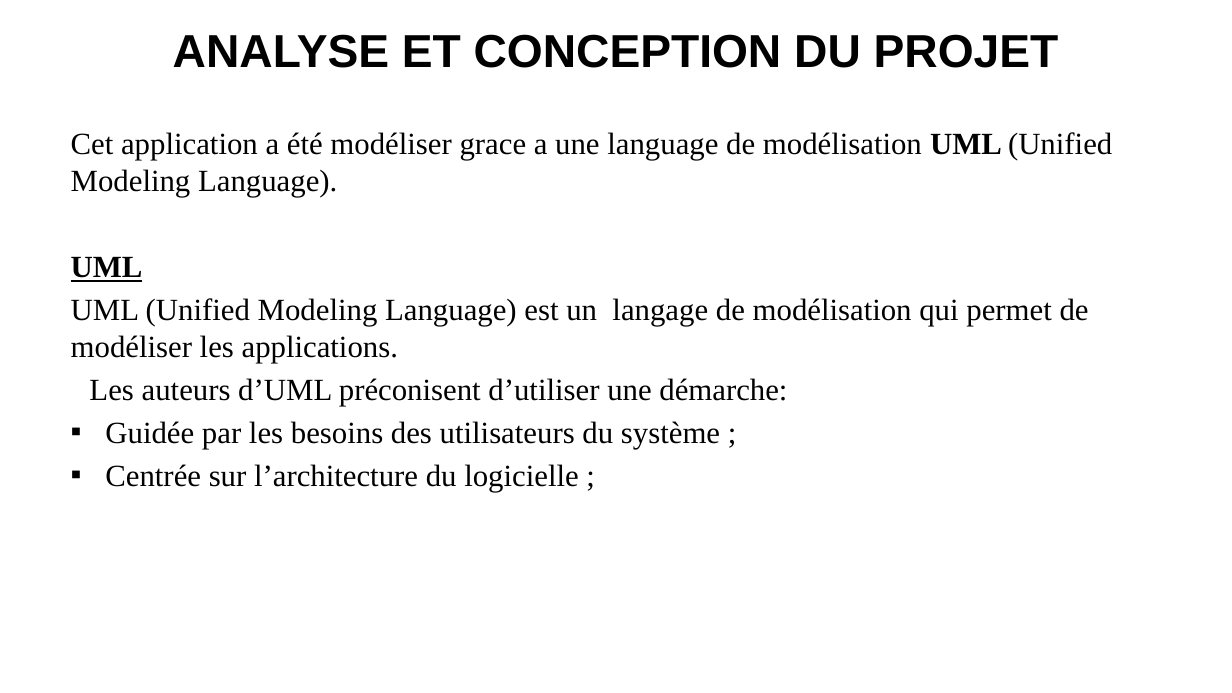
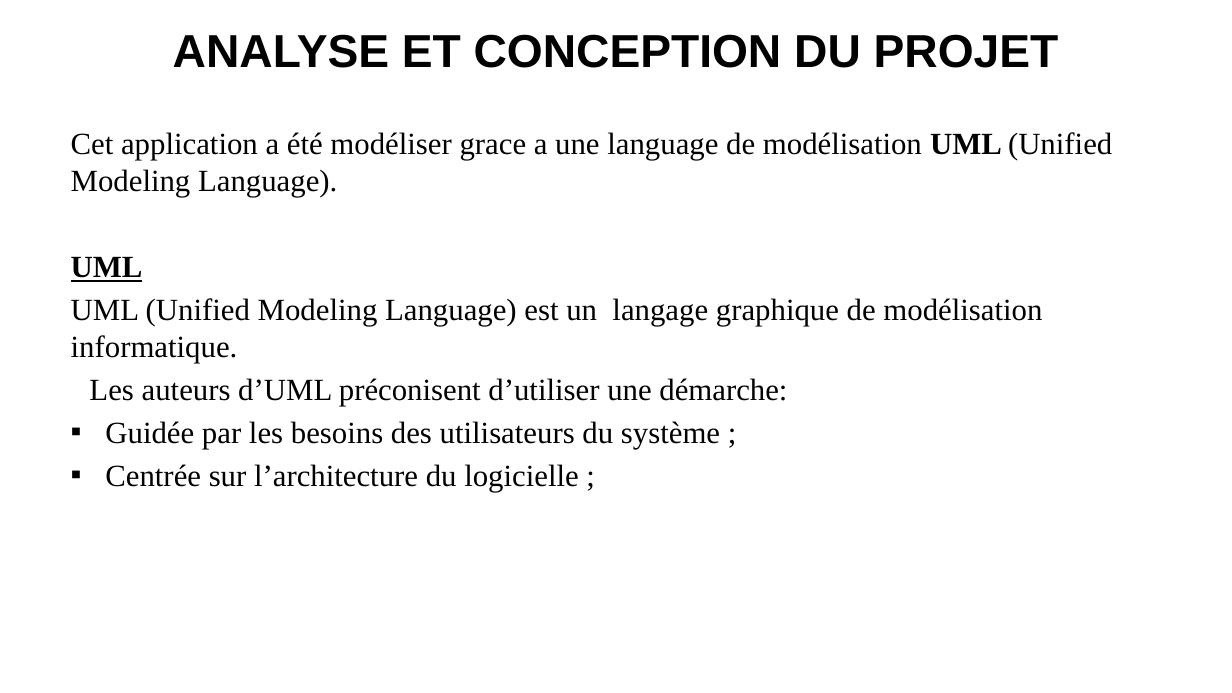
Before and after one commit to EmilieNirinasoa/Boky, a slide deck: slide 6 of MEMOIRE DE FIN DU CYCLE.pptx. Drawn at 1232x693 pixels with LibreOffice and Linux fonts; fonts in the diff are those of the drawing; background and template pictures are left out. Boxes give left, top, right and bottom in pixels: in the first picture for what was removed or moved away, otherwise in the second. Text is boxed around its words. In the diff, an @@ line names an element or a change of style, - is before the commit and + after.

```diff
--- a/MEMOIRE DE FIN DU CYCLE.pptx
+++ b/MEMOIRE DE FIN DU CYCLE.pptx
@@ text at (71, 298, 1042, 363): text changed @@
-UML (Unified Modeling Language) est un langage de modélisation qui permet de modéliser les applications.
+UML (Unified Modeling Language) est un langage graphique de modélisation informatique.
```
Also in this commit, not shown: 2 other slides changed, 1 slide added, 2 slides removed, 2 other files.
